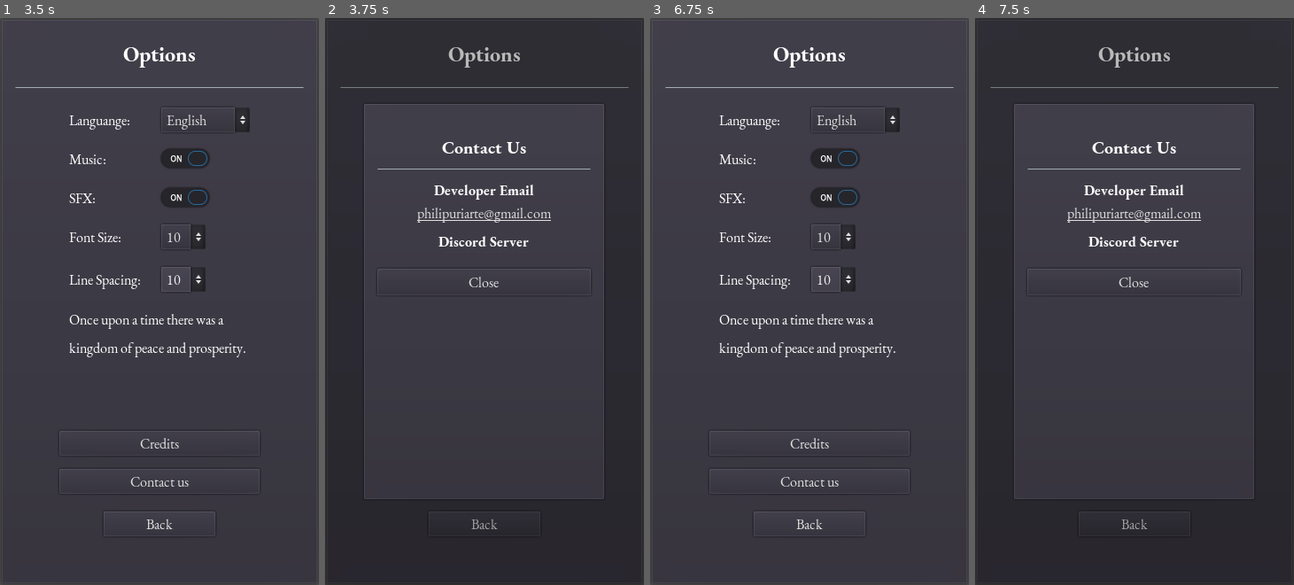
Above: before the commit, frames 1-4 (left to right).
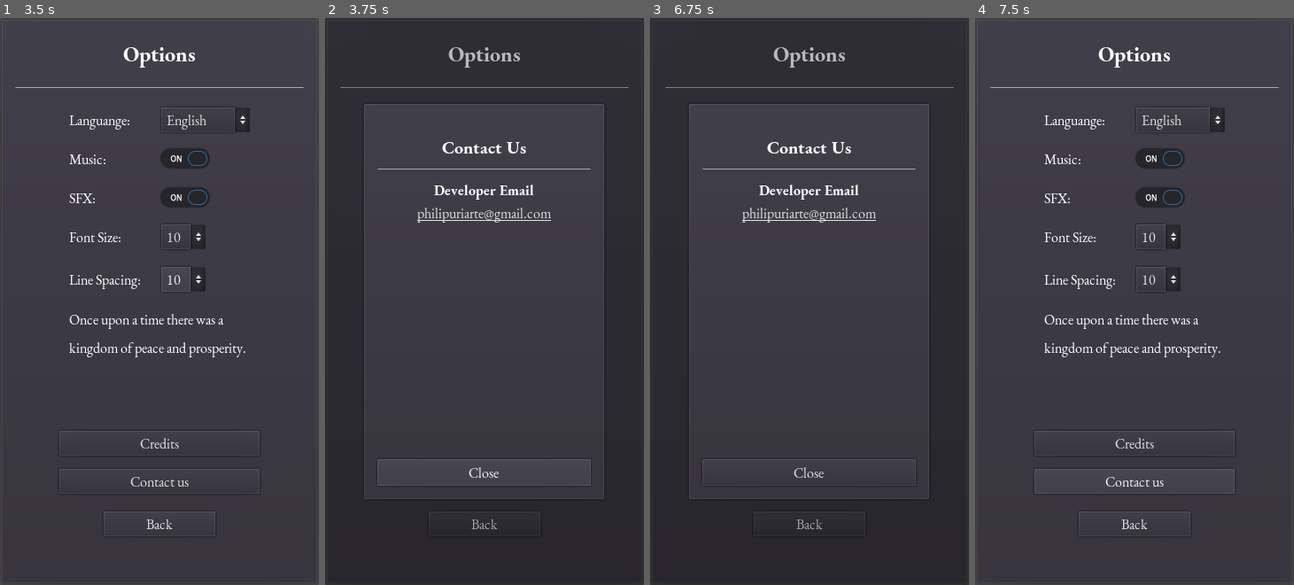
Above: after the commit, the same moments.

Repository: philipuriarte/A-Churchyard-of-Orphans
Game: Godot game, scene res://scenes/options_screen/options_screen.tscn
Same seed, same stepped clock (60 frames per second), same inputs: the game is played once before the commit and once after it. This scene is started directly instead of the project's main scene.
Inputs (mouse positions are in pixels of both pictures, inside the frame that each line leads up to):
- Up to frame 1 (3.5 s): click "English" at 0.5 s; click (185, 199) at 1.25 s; click "10" at 2 s; click "10" at 2.75 s
- Up to frame 2 (3.75 s): click "Contact us" at 3.5 s
- Up to frame 3 (6.75 s): click "English" at 4.25 s; click (835, 199) at 5 s; click "10" at 5.75 s; click "10" at 6.5 s
- Up to frame 4 (7.5 s): click "Contact us" at 7.25 s

Frame 1 is identical in both runs. In frame 2, 0.7% of the frame differs, in the area x 16-84%, y 38-83%; in frame 3, 5.7%; in frame 4, 6.1%, in the area x 0-100%, y 0-91%.
Error in both runs: Invalid get index 'language' (on base: 'null instance'). (res://logic/options_screen/options_container.gd:22)

Commit message:
Fix popup_contact

Diff:
--- a/scenes/options_screen/popup_contact.tscn
+++ b/scenes/options_screen/popup_contact.tscn
@@ -62,12 +62,12 @@
 [node name="CenterContact" type="CenterContainer" parent="ContactScreenContainer/ContactScreen/ContactMargin/ContactContainer"]
 margin_top = 51.0
 margin_right = 241.0
-margin_bottom = 133.0
+margin_bottom = 91.0
 
 [node name="ContactContainer2" type="VBoxContainer" parent="ContactScreenContainer/ContactScreen/ContactMargin/ContactContainer/CenterContact"]
 margin_left = 42.0
 margin_right = 199.0
-margin_bottom = 82.0
+margin_bottom = 40.0
 custom_constants/separation = 10
 
 [node name="DevContainer" type="VBoxContainer" parent="ContactScreenContainer/ContactScreen/ContactMargin/ContactContainer/CenterContact/ContactContainer2"]
@@ -87,28 +87,16 @@
 margin_bottom = 40.0
 text = "philipuriarte@gmail.com"
 
-[node name="DiscordContainer" type="VBoxContainer" parent="ContactScreenContainer/ContactScreen/ContactMargin/ContactContainer/CenterContact/ContactContainer2"]
-margin_top = 50.0
-margin_right = 157.0
-margin_bottom = 72.0
-
-[node name="DiscordLabel" type="Label" parent="ContactScreenContainer/ContactScreen/ContactMargin/ContactContainer/CenterContact/ContactContainer2/DiscordContainer"]
-margin_right = 157.0
-margin_bottom = 22.0
-custom_fonts/font = ExtResource( 4 )
-text = "Discord Server"
-align = 1
-
-[node name="PushContainer" type="VBoxContainer" parent="ContactScreenContainer/ContactScreen/ContactMargin/ContactContainer/CenterContact/ContactContainer2"]
-margin_top = 82.0
-margin_right = 157.0
-margin_bottom = 82.0
+[node name="PushContainer" type="VBoxContainer" parent="ContactScreenContainer/ContactScreen/ContactMargin/ContactContainer"]
+margin_top = 101.0
+margin_right = 241.0
+margin_bottom = 356.0
 size_flags_vertical = 3
 
 [node name="CloseButton" type="Button" parent="ContactScreenContainer/ContactScreen/ContactMargin/ContactContainer"]
-margin_top = 143.0
+margin_top = 366.0
 margin_right = 241.0
-margin_bottom = 173.0
+margin_bottom = 396.0
 rect_min_size = Vector2( 0, 30 )
 focus_mode = 0
 enabled_focus_mode = 0
